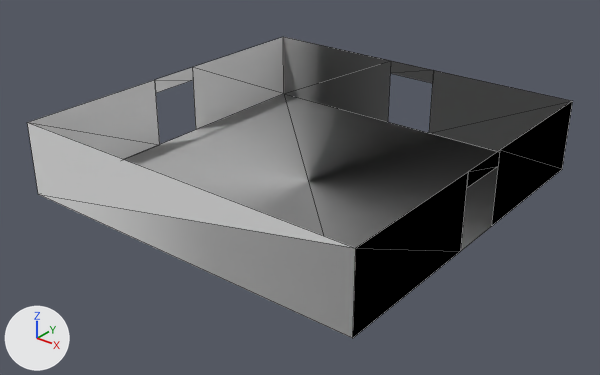
What one commit did to the OBJ model assets/rooms/room_11.obj.
Both versions are drawn from a 50 mm camera at (1.243, -1.59, 0.959) aimed at (0.011, -0.051, 0.004). The axes (+X, +Y, +Z) are drawn at lower left. The lights are the same throughout. The picture after the commit comes second. Mesh edges are drawn as thin lines. Where no turn or scale is listed for an object, it has been applied to the vertices. Vertices at exactly the same position are counted once.

The first picture shows 'room_11'.
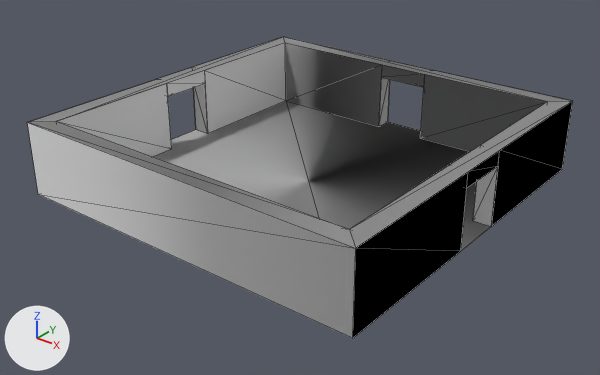
What changed in the scene script:
```text
Add mat_exterior:
    mat_exterior = principled_material('exterior')
    mat_exterior.base_color = (0.8, 0.8, 0.8)  # white #e7e7e7
    mat_exterior.roughness = 1.0
Change me_room_11:
    used by ob_room_11; location = (0.0, 0.0, 0.0)
    remove me_room_11.from_pydata(...)  # 26 vertices, 22 faces; spans x -0.5..0.5, y -0.5..0.5, z 0.0..0.2
    add me_room_11.from_pydata(...)  # 52 vertices, 68 faces; spans x -0.5..0.5, y -0.5..0.5, z 0.0..0.2
    me_room_11 part 1
    26 vertices are added at x -0.45..0.45, y -0.45..0.45, z 0.0..0.2
    38 new faces join them, mat_interior (white #e7e7e7)
    8 new faces join them, mat_exterior (white #e7e7e7)
    add me_room_11.materials.append(mat_exterior)  # white #e7e7e7
```

Boxes (x1, y1, x2, y2) around the edits, measured in the pictures (600 x 375 px):
part 1 of me_room_11, added
    after: (27, 37, 572, 248)
